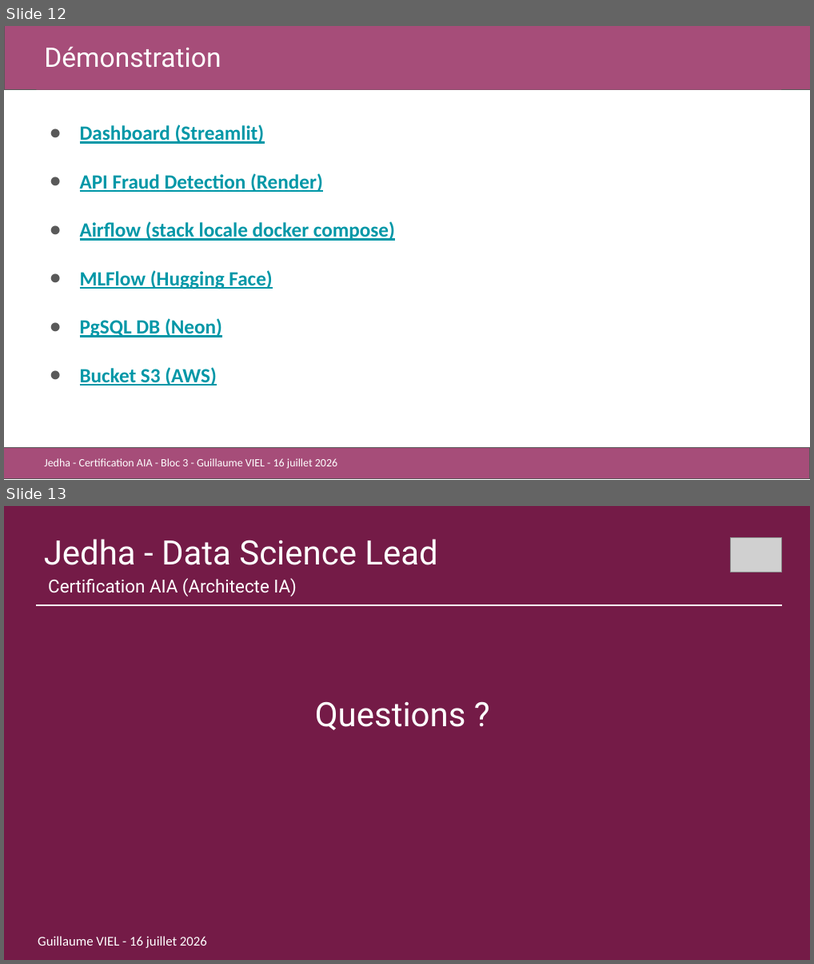
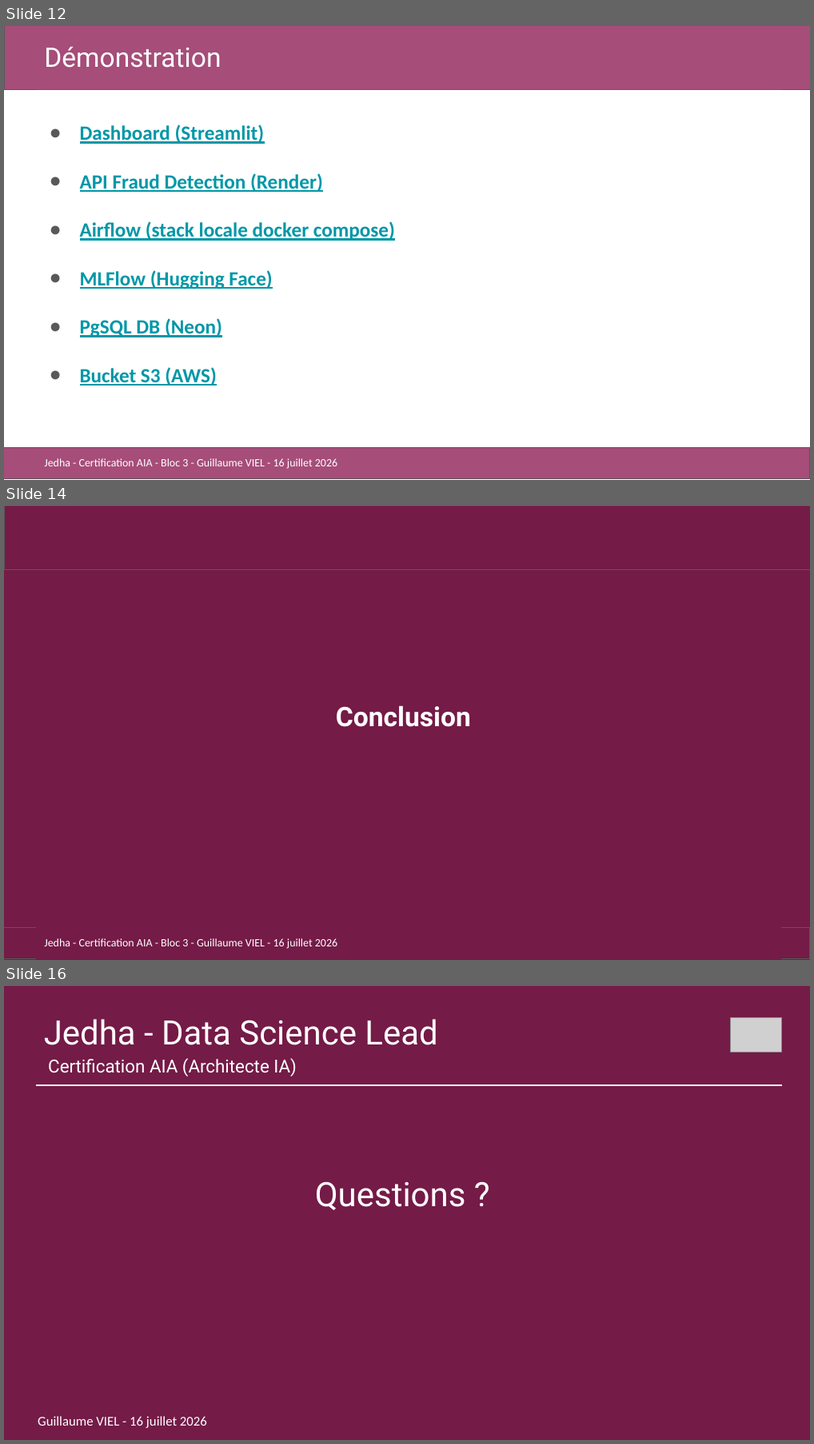
Before and after one commit to gviel/jedha-aia-03-frauddetection, a slide deck: docs/AIA_bloc3_fraud_detection_GV.pptx. Shown one above the other, each under a label of ours: slides 12 and 13 before the commit, slides 12, 14 and 16 after it; the slides between them are not shown. The pictures are 814x964 and 814x1444 pixels, drawn with LibreOffice and Linux fonts; fonts in the diff are those of the drawing; grey boxes stand for pictures. Boxes give left, top, right and bottom in pixels: in the first picture for what was removed or moved away, otherwise in the second. Text is boxed around its words. In the diff, an @@ line names an element or a change of style, - is before the commit and + after.

Commit message:
docs: modif présentation ajout conclusion + snapshots emails

```diff
--- a/docs/AIA_bloc3_fraud_detection_GV.pptx
+++ b/docs/AIA_bloc3_fraud_detection_GV.pptx
@@ slide 14 added at (4,506,810,960), background #741B47 @@
@@ rectangle added at (4,506,810,570), fill #741B47, outline #595959 0.75 pt @@
@@ text added at (336,705,471,727), 24 pt, text #FFFFFF, bold @@
+Conclusion
@@ rectangle added at (4,927,810,958), fill #741B47, outline #595959 0.75 pt @@
@@ text added at (44,938,338,948), 10 pt, text #FFFFFF @@
+Jedha - Certification AIA - Bloc 3 - Guillaume VIEL - 16 juillet 2026
@@ what was slide 13 is now slide 16 @@
```
Also in this commit, not shown: 2 other slides added, 4 other files.
